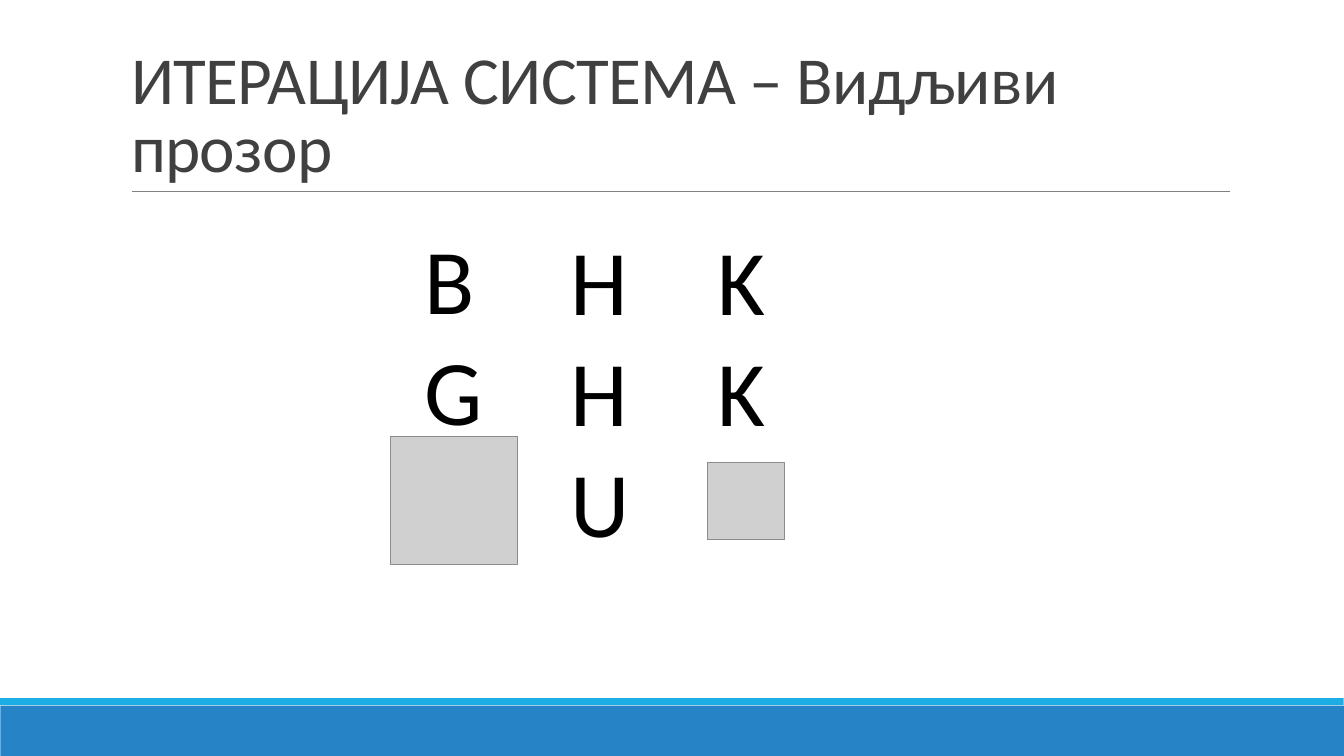
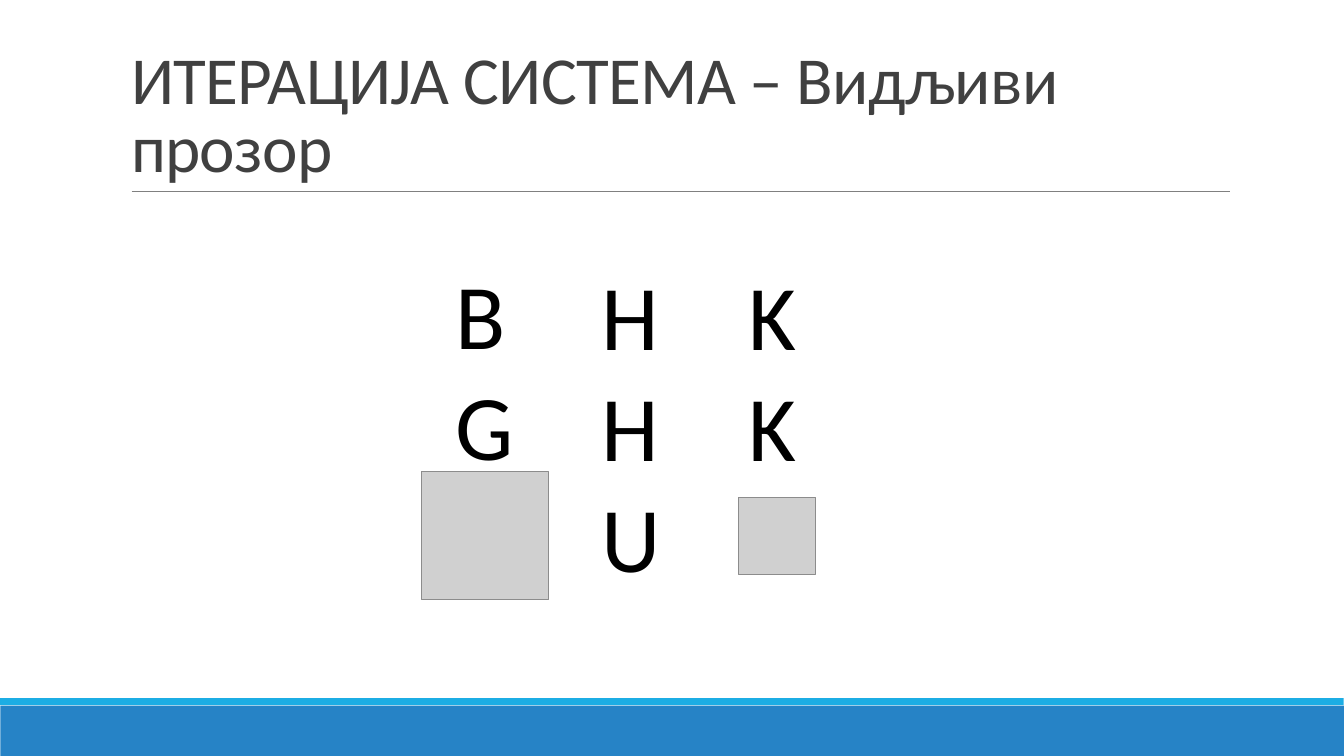
Before and after one commit to bxgda/diplomski-rad, a slide deck: slide 9 of PREZENTACIJA_JB.pptx. Drawn at 1344x756 pixels with LibreOffice and Linux fonts; fonts in the diff are those of the drawing; grey boxes stand for pictures. Boxes give left, top, right and bottom in pixels: in the first picture for what was removed or moved away, otherwise in the second. Text is boxed around its words. In the diff, an @@ line names an element or a change of style, - is before the commit and + after.

```diff
--- a/PREZENTACIJA_JB.pptx
+++ b/PREZENTACIJA_JB.pptx
@@ 3 texts, 2 pictures: place and size @@
-3 texts, 2 pictures at [390, 254, 784, 565]
+3 texts, 2 pictures at [421, 289, 816, 600]
```
Also in this commit, not shown: 6 slides added.
